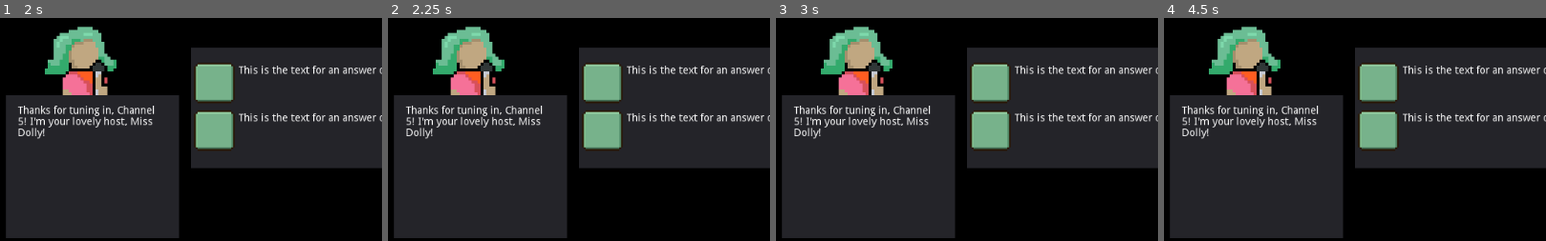
Above: before the commit, frames 1-4 (left to right).
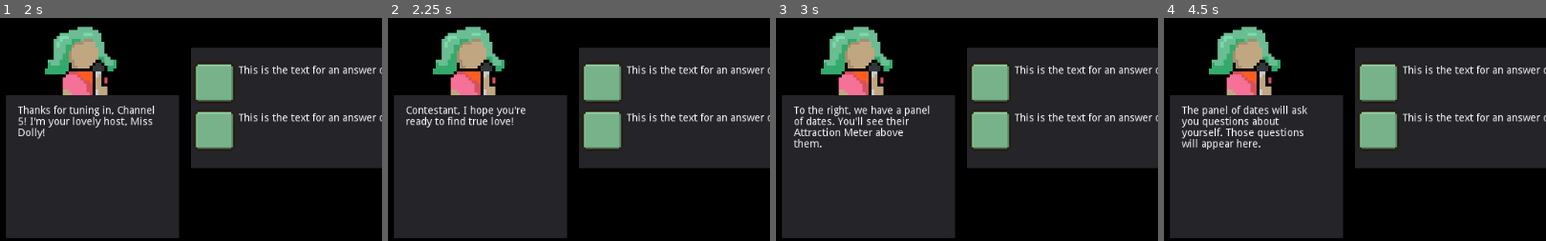
Above: after the commit, the same moments.

Repository: Clover10123/Subtraction
Game: Godot game, scene res://Scenes/MainScene.tscn
Two runs of this game, one before a commit and one after it. Both use one fixed random seed, a clock stepped at 60 frames per second and the inputs below.
Inputs (mouse positions are % of the whole screen's width and height, from its top left):
- Up to frame 1 (2 s): click (51, 100) at 0.5 s; click (51, 70) at 1.25 s
- Up to frame 2 (2.25 s): tap Enter at 2 s; move the mouse to (72, 45) at 2.02 s; press the mouse at (72, 45) at 2.03 s
- Up to frame 3 (3 s): tap Space at 2.75 s; move the mouse to (30, 55) at 2.77 s; release the mouse at (30, 55) at 2.78 s; click (30, 55) at 2.85 s
- Up to frame 4 (4.5 s): tap Enter at 3.5 s; move the mouse to (60, 28) at 3.52 s; press the mouse at (60, 28) at 3.53 s; tap Space at 4.25 s; move the mouse to (45, 70) at 4.27 s; release the mouse at (45, 70) at 4.28 s; click (45, 70) at 4.35 s
The pictures show only the part of the screen within x 0-50%, y 0-50%; the shares and areas given below are measured in that part.

Frame 1 is identical in both runs. In frame 2, 1.7% of the frame differs, in the area x 4-41%, y 39-55%; in frame 3, 2.3%; in frame 4, 2.5%, in the area x 4-41%, y 39-59%.

Commit message:
Added audio

Diff:
--- a/Scenes/GameScene.tscn
+++ b/Scenes/GameScene.tscn
@@ -11,6 +11,10 @@
 [ext_resource path="res://Scenes/Scripts/GameScene.gd" type="Script" id=9]
 [ext_resource path="res://textures/graphics/youlabel.png" type="Texture" id=10]
 [ext_resource path="res://textures/characters/dates/femdate1.png" type="Texture" id=11]
+[ext_resource path="res://Sound/main_game_track.mp3" type="AudioStream" id=12]
+[ext_resource path="res://Sound/scroll_button_sound.mp3" type="AudioStream" id=13]
+[ext_resource path="res://Sound/fm_text_effect_sound.mp3" type="AudioStream" id=14]
+[ext_resource path="res://Sound/select_button_sound.mp3" type="AudioStream" id=15]
 
 [node name="GameScene" type="Node2D"]
 script = ExtResource( 9 )
@@ -171,5 +175,20 @@
 
 [node name="SettingsMenu" parent="." instance=ExtResource( 1 )]
 
+[node name="GameShowMusic" type="AudioStreamPlayer" parent="."]
+stream = ExtResource( 12 )
+autoplay = true
+
+[node name="SelectPlayer" type="AudioStreamPlayer" parent="."]
+stream = ExtResource( 15 )
+
+[node name="HoverPlayer" type="AudioStreamPlayer" parent="."]
+stream = ExtResource( 13 )
+
+[node name="HostAudio" type="AudioStreamPlayer" parent="."]
+stream = ExtResource( 14 )
+
+[connection signal="mouse_entered" from="AnswerPanel/Option1" to="." method="_on_Option1_mouse_entered"]
 [connection signal="pressed" from="AnswerPanel/Option1" to="." method="_on_Option1_pressed"]
+[connection signal="mouse_entered" from="AnswerPanel/Option2" to="." method="_on_Option2_mouse_entered"]
 [connection signal="pressed" from="AnswerPanel/Option2" to="." method="_on_Option2_pressed"]
--- a/Scenes/MainScene.tscn
+++ b/Scenes/MainScene.tscn
@@ -9,6 +9,8 @@
 [ext_resource path="res://textures/graphics/name card.png" type="Texture" id=7]
 [ext_resource path="res://Scenes/Scripts/MainScene.gd" type="Script" id=8]
 [ext_resource path="res://textures/graphics/phone small content sign.png" type="Texture" id=9]
+[ext_resource path="res://Sound/menu_track.mp3" type="AudioStream" id=10]
+[ext_resource path="res://Sound/confirm_button_sound.mp3" type="AudioStream" id=11]
 
 [sub_resource type="Animation" id=1]
 resource_name = "intro"
@@ -129,5 +131,13 @@
 
 [node name="Timer" type="Timer" parent="."]
 one_shot = true
+
+[node name="MenuMusicPlayer" type="AudioStreamPlayer" parent="."]
+stream = ExtResource( 10 )
+autoplay = true
+
+[node name="ConfirmAudioPlayer" type="AudioStreamPlayer" parent="."]
+stream = ExtResource( 11 )
+
 [connection signal="pressed" from="ButtonPanel/PlayButton" to="." method="_on_PlayButton_pressed"]
 [connection signal="timeout" from="Timer" to="." method="_on_Timer_timeout"]
--- a/Scenes/Scripts/GameScene.gd
+++ b/Scenes/Scripts/GameScene.gd
@@ -61,6 +61,7 @@
 		click_handler()
 
 func click_handler():
+	$SelectPlayer.play()
 	if state == GameState.INTRO:
 		if introDialogueIndex < introDialogue.size()-1:
 			introDialogueIndex = introDialogueIndex+1
@@ -69,6 +70,7 @@
 			initDating()
 
 func updateIntroDialogue():
+	# $HostAudio.play()
 	$GameShowHost/HostTextPanel/HostText.text = introDialogue[introDialogueIndex]
 
 func getCurrentQuestion():
@@ -180,8 +182,21 @@
 		#update_alert_text("Error grabbing game scene.")
 
 func _on_Option1_pressed():
-	answer(answers[0])
+	if(state == GameState.PANEL):
+		answer(answers[0])
 
 
 func _on_Option2_pressed():
-	answer(answers[1])
+	if(state == GameState.PANEL):
+		answer(answers[1])
+
+
+
+func _on_Option1_mouse_entered():
+	if(state == GameState.PANEL):
+		$HoverPlayer.play()
+
+
+func _on_Option2_mouse_entered():
+	if(state == GameState.PANEL):
+		$HoverPlayer.play()
--- a/Scenes/Scripts/MainScene.gd
+++ b/Scenes/Scripts/MainScene.gd
@@ -9,6 +9,7 @@
 
 
 func _on_PlayButton_pressed():
+	#$ConfirmAudioPlayer.play()
 	if get_tree().change_scene("res://Scenes/GameScene.tscn") == OK:
 		return
 	else:
--- a/project.godot
+++ b/project.godot
@@ -10,7 +10,6 @@
 
 _global_script_classes=[  ]
 _global_script_class_icons={
-
 }
 
 [application]
@@ -84,6 +83,11 @@
 "events": [ Object(InputEventKey,"resource_local_to_scene":false,"resource_name":"","device":0,"alt":false,"shift":false,"control":false,"meta":false,"command":false,"pressed":false,"scancode":16777218,"unicode":0,"echo":false,"script":null)
  ]
 }
+click={
+"deadzone": 0.5,
+"events": [ Object(InputEventMouseButton,"resource_local_to_scene":false,"resource_name":"","device":0,"alt":false,"shift":false,"control":false,"meta":false,"command":false,"button_mask":0,"position":Vector2( 0, 0 ),"global_position":Vector2( 0, 0 ),"factor":1.0,"button_index":1,"pressed":false,"doubleclick":false,"script":null)
+ ]
+}
 
 [rendering]
 
Not shown: 1 places in Scenes/GameScene.tscn that only renumber resources
Not shown: 1 places in Scenes/MainScene.tscn that only renumber resources
Not shown, added: Sound/confirm_button_sound.mp3.import
Not shown, added: Sound/fm_text_effect_sound.mp3.import
Not shown, added: Sound/m_text_effect_sound.mp3.import
Not shown, added: Sound/main_game_track.mp3.import
Not shown, added: Sound/menu_track.mp3.import
Not shown, added: Sound/nb_text_effect_sound.mp3.import
Not shown, added: Sound/scroll_button_sound.mp3.import
Not shown, added: Sound/select_button_sound.mp3.import
Not shown, added: Sound/speed_dating.mp3.import
Not shown, added: Sound/confirm_button_sound.mp3
(and 8 more such lines)
